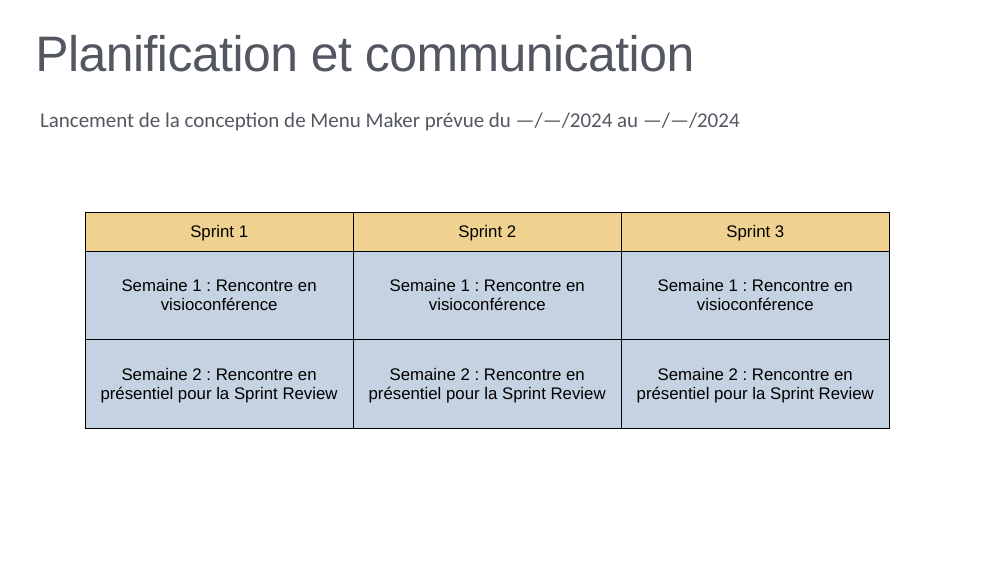
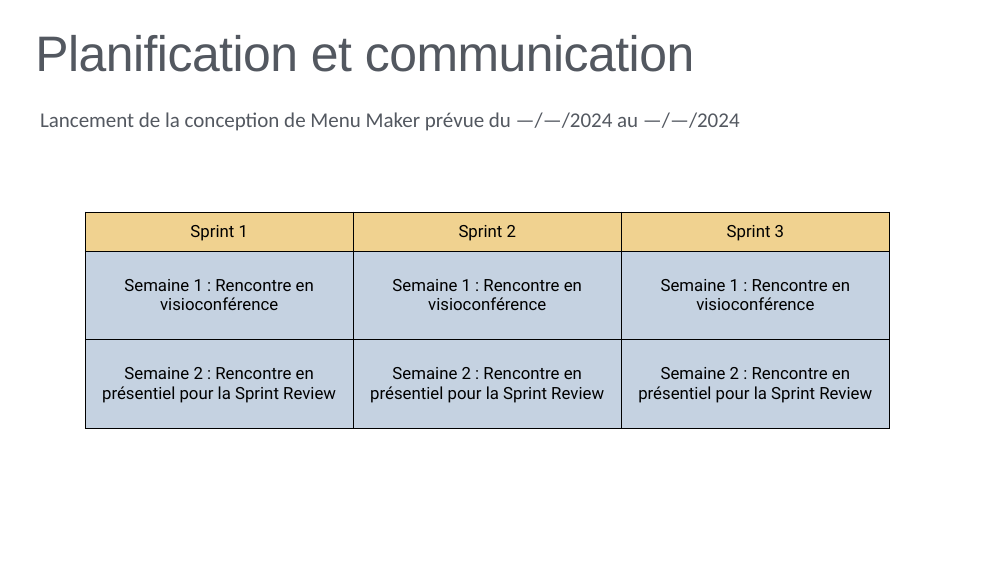
Before and after one commit to R-GRAN/OpenClassrooms_Projet_4, a slide deck: slide 18 of solution_technique.pptx. Drawn at 1008x567 pixels with LibreOffice and Linux fonts; fonts in the diff are those of the drawing; background and template pictures are left out. Boxes give left, top, right and bottom in pixels: in the first picture for what was removed or moved away, otherwise in the second. Text is boxed around its words. In the diff, an @@ line names an element or a change of style, - is before the commit and + after.

```diff
--- a/solution_technique.pptx
+++ b/solution_technique.pptx
@@ table at (85,212,889,428) @@
@@ font Arial to Roboto @@
```
Also in this commit, not shown: 2 other slides changed.
